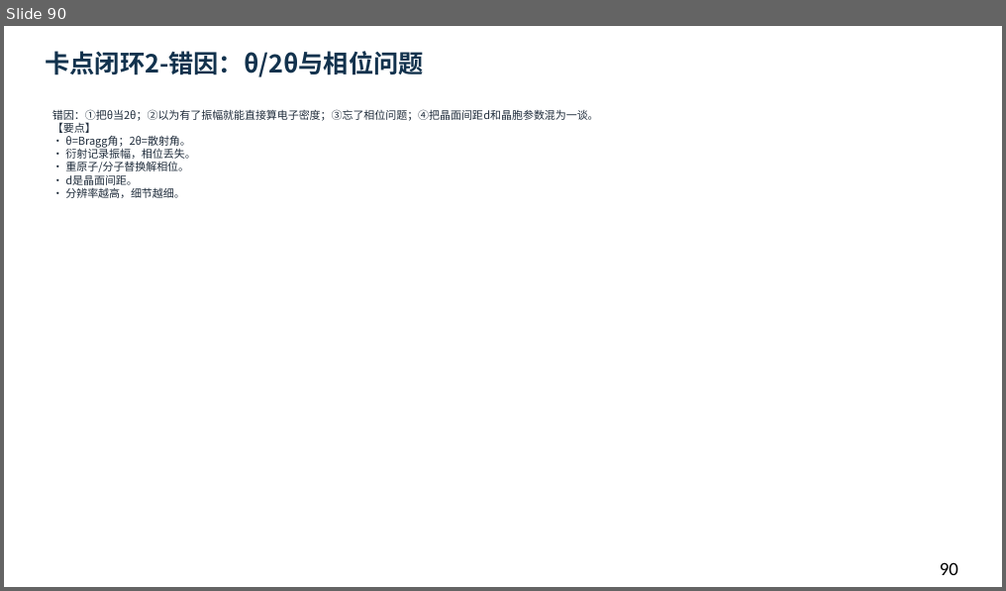
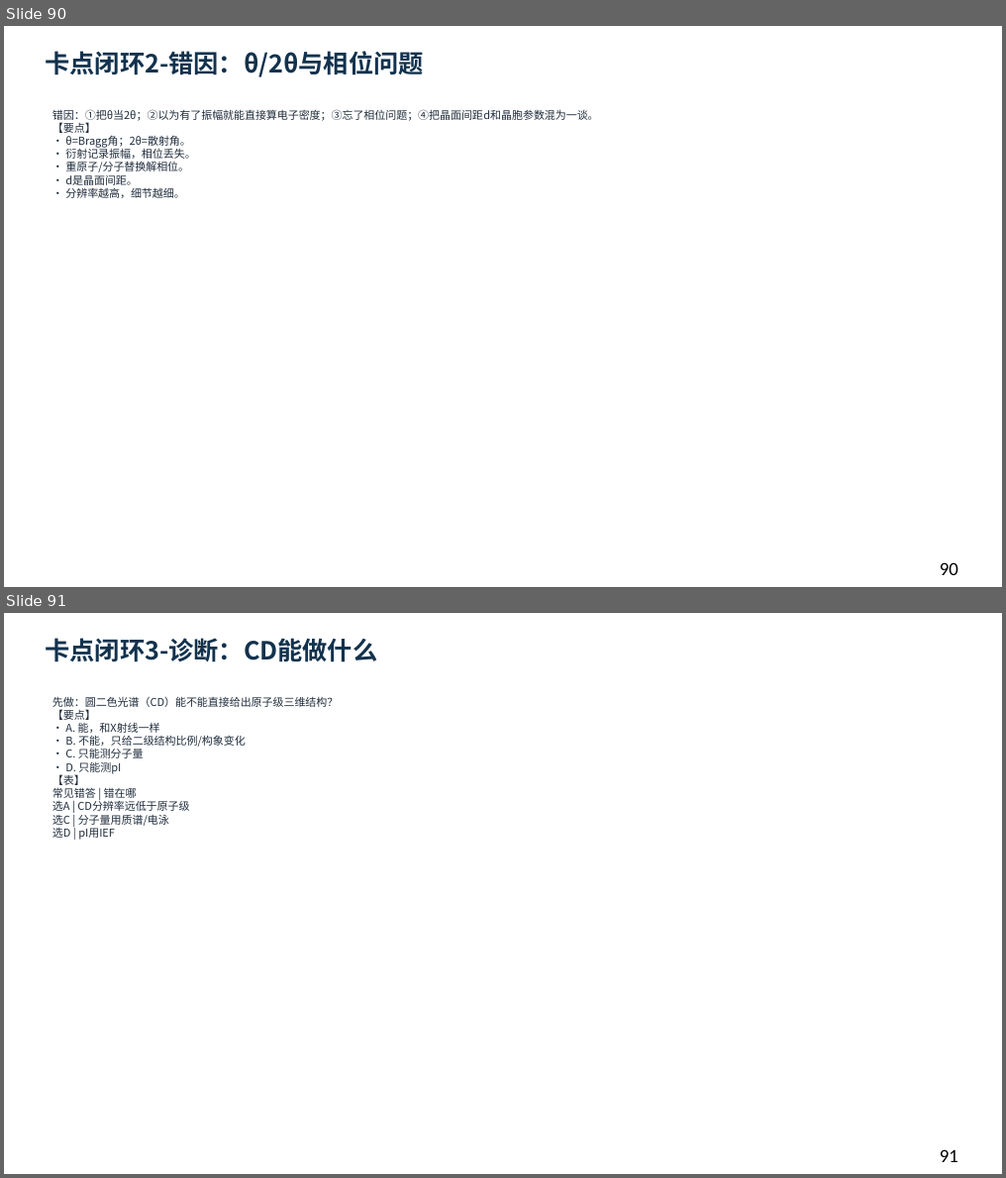
Before and after one commit to newkan-li/Biochemistry, a slide deck: downloads/bc03-ai-style.pptx. Shown one above the other, each under a label of ours: slide 90 before the commit, slides 90 and 91 after it. The pictures are 1006x591 and 1006x1178 pixels, drawn with LibreOffice and Linux fonts; fonts in the diff are those of the drawing. Boxes give left, top, right and bottom in pixels: in the first picture for what was removed or moved away, otherwise in the second. Text is boxed around its words. In the diff, an @@ line names an element or a change of style, - is before the commit and + after.

```diff
--- a/downloads/bc03-ai-style.pptx
+++ b/downloads/bc03-ai-style.pptx
@@ slide 91 added at <box>4,613,1002,1174</box>, background #FFFFFF @@
@@ text added at <box>45,638,377,663</box>, 24 pt, text #12324D, bold @@
+卡点闭环3-诊断：CD能做什么
@@ text added at <box>53,696,338,840</box>, 10.5 pt, text #202D3C @@
+先做：圆二色光谱（CD）能不能直接给出原子级三维结构？
+【要点】
+• A. 能，和X射线一样
+• B. 不能，只给二级结构比例/构象变化
+• C. 只能测分子量
+• D. 只能测pI
+【表】
+常见错答 | 错在哪
+选A | CD分辨率远低于原子级
+选C | 分子量用质谱/电泳
+选D | pI用IEF
@@ text added at <box>940,1150,958,1162</box>, 18 pt, text #000000 @@
+91
```
Also in this commit, not shown: 1 slide changed, 3 other slides added, 22 other files.
